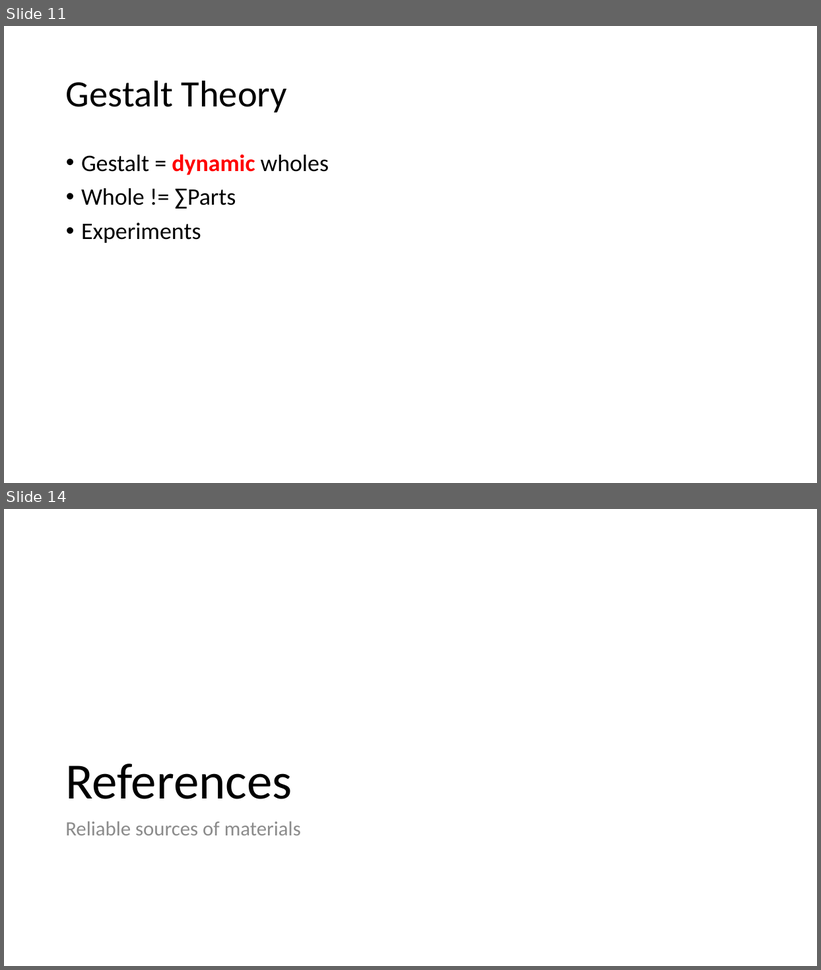
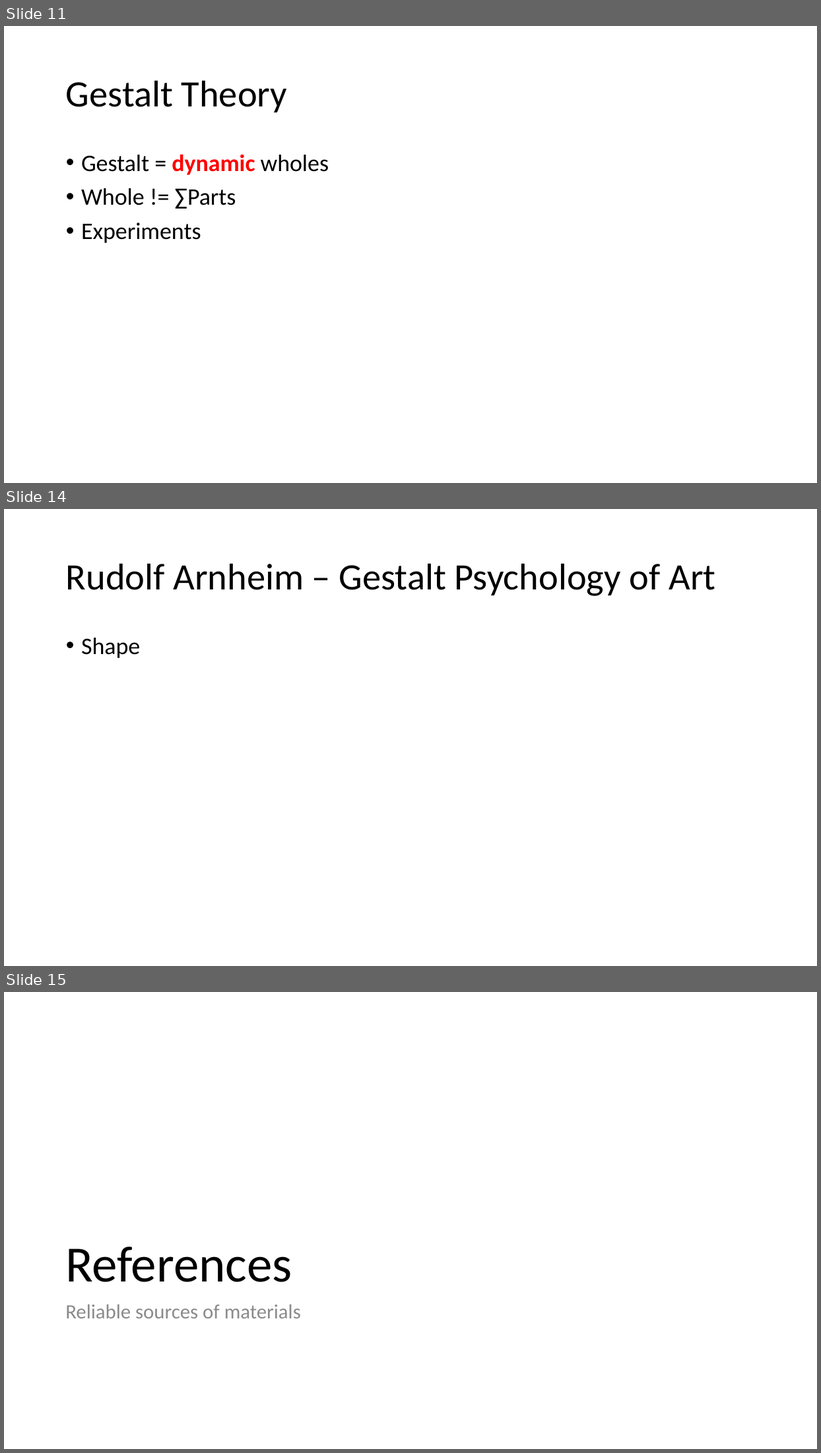
Before and after one commit to PatriciaXiao/Conclusion, a slide deck: Conclusion.pptx. Shown one above the other, each under a label of ours: slides 11 and 14 before the commit, slides 11, 14 and 15 after it; the slides between them are not shown. The pictures are 821x970 and 821x1453 pixels, drawn with LibreOffice and Linux fonts; fonts in the diff are those of the drawing. Boxes give left, top, right and bottom in pixels: in the first picture for what was removed or moved away, otherwise in the second. Text is boxed around its words. In the diff, an @@ line names an element or a change of style, - is before the commit and + after.

Commit message:
11162015
Balance part finished; starting shape

```diff
--- a/Conclusion.pptx
+++ b/Conclusion.pptx
@@ slide 14 added at (x1=4, y1=509, x2=817, y2=966), background #FFFFFF @@
@@ title added at (x1=66, y1=563, x2=715, y2=596), 44 pt, text #000000 @@
+Rudolf Arnheim – Gestalt Psychology of Art
@@ text added at (x1=81, y1=638, x2=140, y2=658), 28 pt, text #000000 @@
+• Shape
@@ what was slide 14 is now slide 15 @@
```
Also in this commit, not shown: 2 slides changed, 1 other file.
